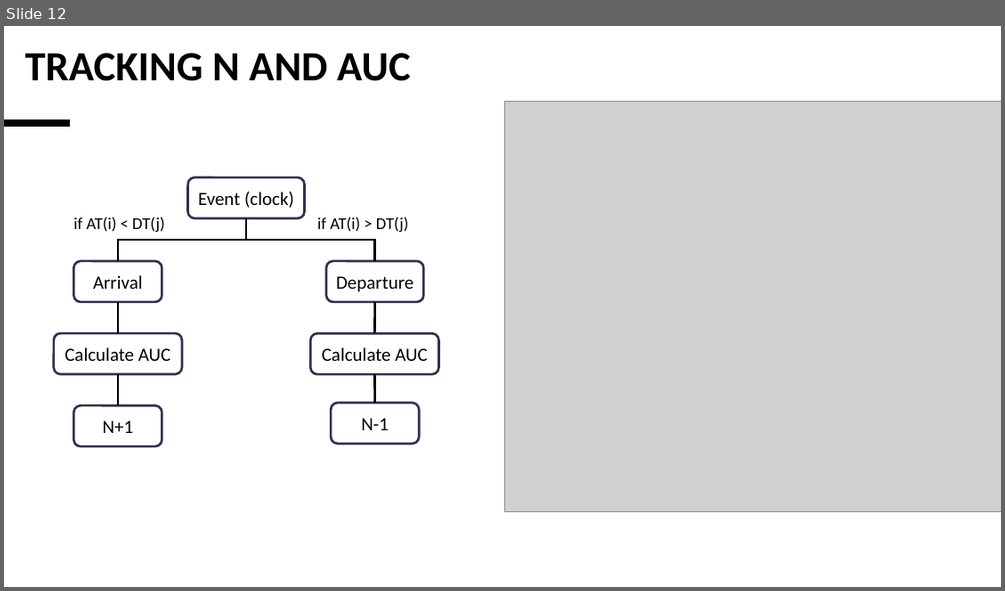
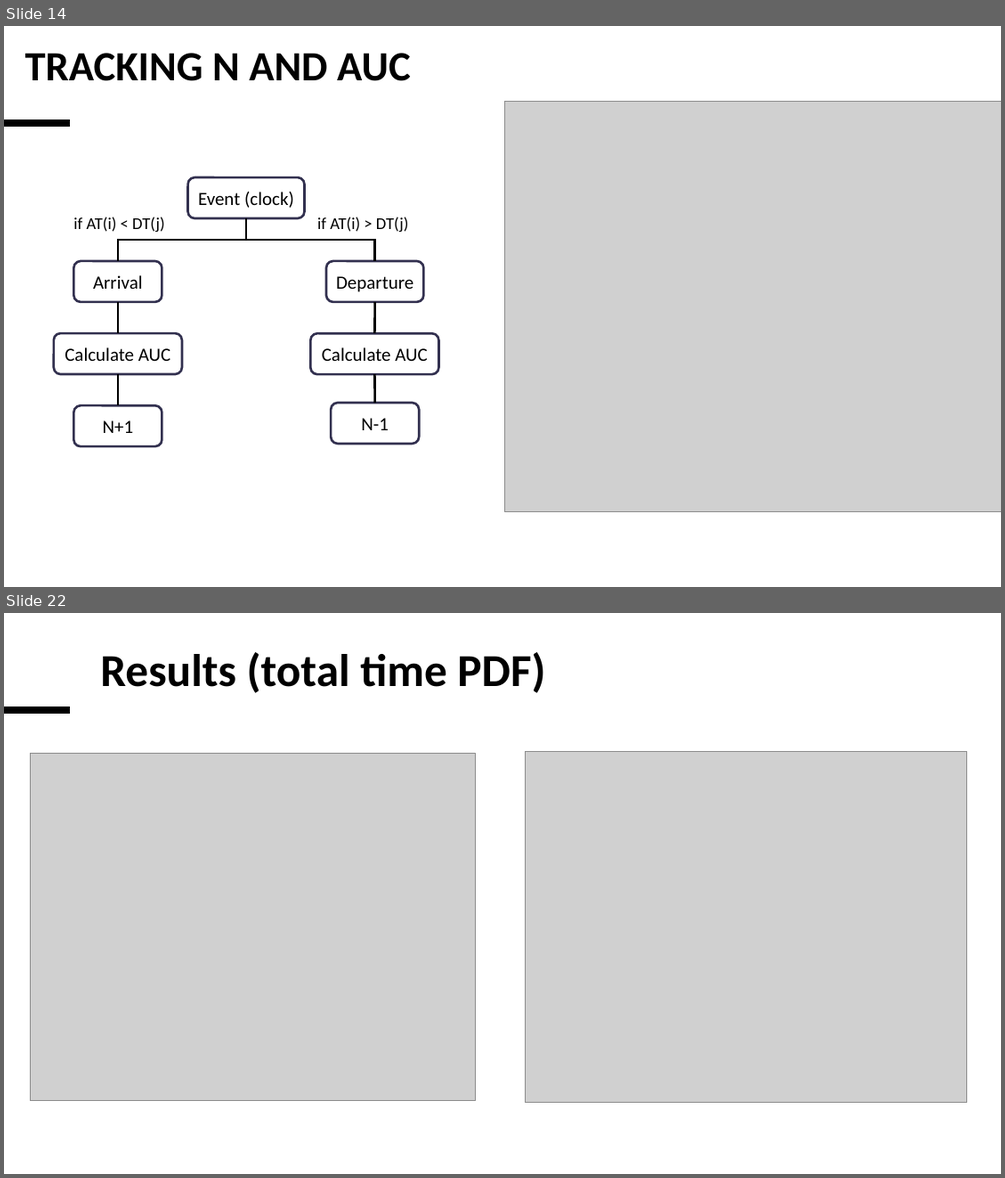
Before and after one commit to HashimAlSadah/COE588_Project, a slide deck: Presentation/Presentation.pptx. Shown one above the other, each under a label of ours: slide 12 before the commit, slides 14 and 22 after it; the slides between them are not shown. The pictures are 1005x591 and 1005x1178 pixels, drawn with LibreOffice and Linux fonts; fonts in the diff are those of the drawing; grey boxes stand for pictures. Boxes give left, top, right and bottom in pixels: in the first picture for what was removed or moved away, otherwise in the second. Text is boxed around its words. In the diff, an @@ line names an element or a change of style, - is before the commit and + after.

Commit message:
presentation was updated. Introduction and results were added

```diff
--- a/Presentation/Presentation.pptx
+++ b/Presentation/Presentation.pptx
@@ slide 22 added at <box>4,613,1001,1174</box>, background #FFFFFF @@
@@ title added at <box>100,652,545,693</box>, 44 pt, text #000000, bold @@
+Results (total time PDF)
@@ line added from (4, 710) to (70, 710), #000000 6.75 pt @@
@@ picture added at <box>30,753,475,1101</box> @@
@@ picture added at <box>526,751,967,1103</box> @@
@@ what was slide 12 is now slide 14 @@
```
Also in this commit, not shown: 21 other slides added.
